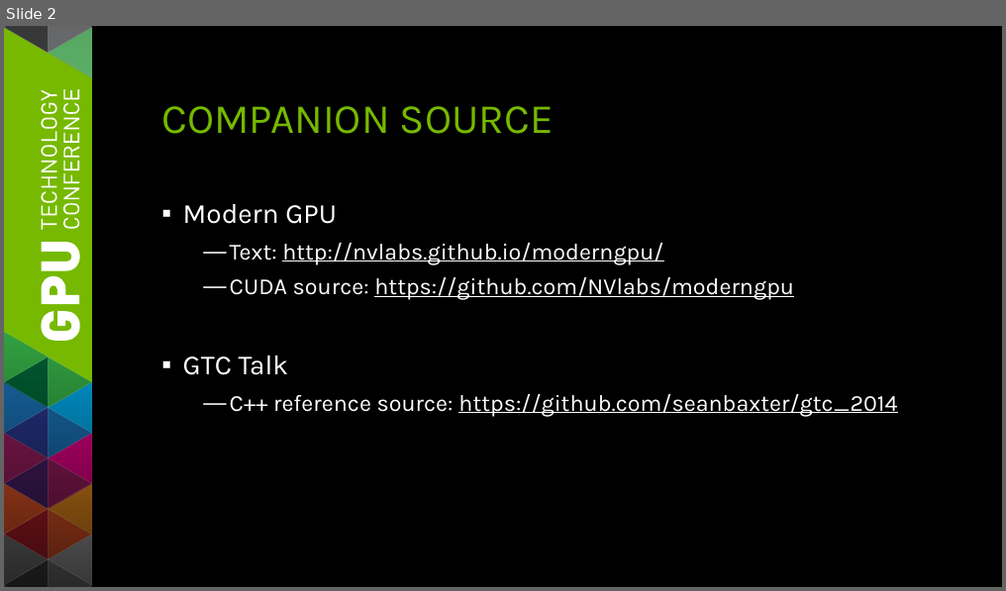
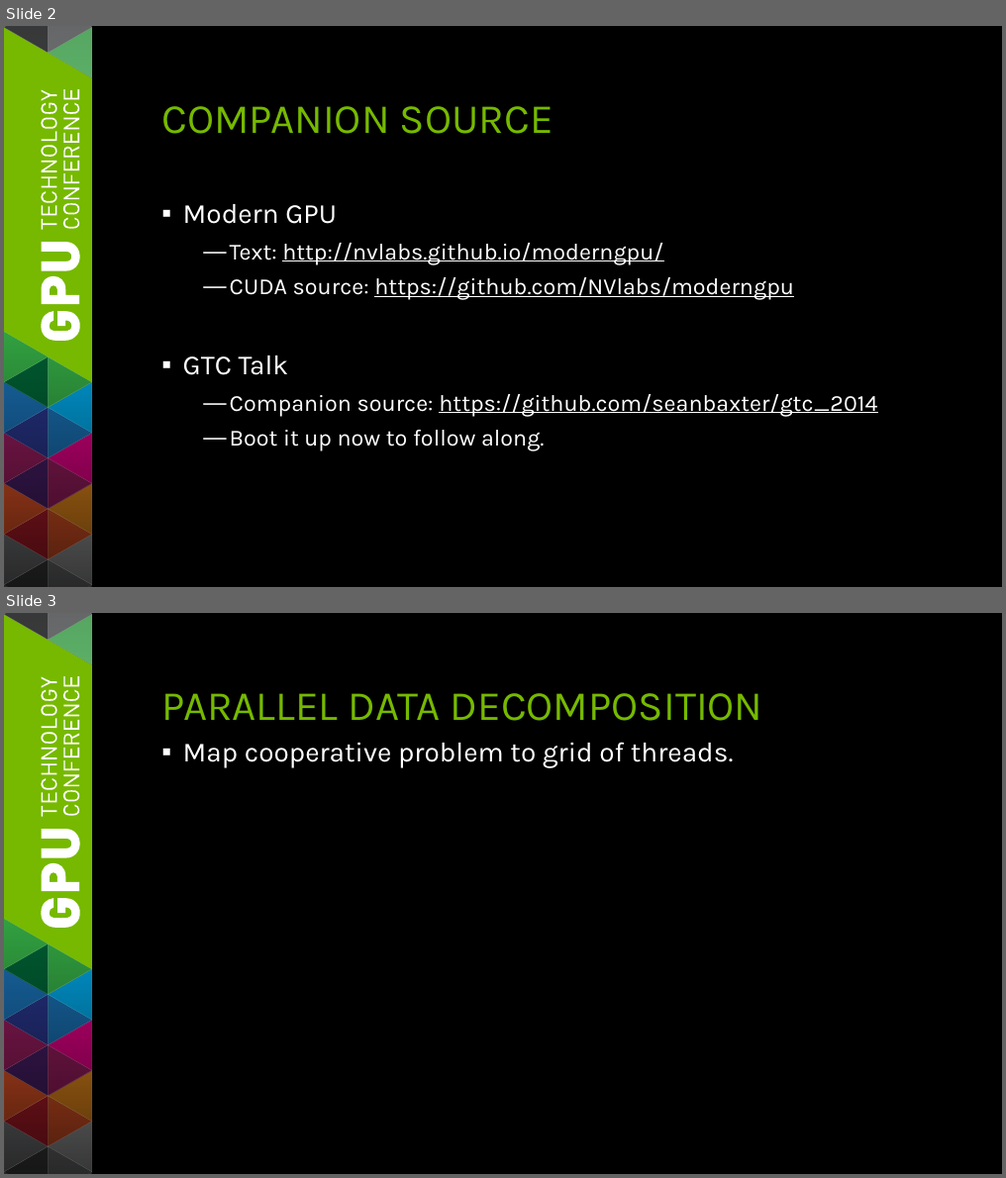
Before and after one commit to seanbaxter/gtc_2014, a slide deck: gtc_2014_sean_baxter.pptx. Shown one above the other, each under a label of ours: slide 2 before the commit, slides 2 and 3 after it. The pictures are 1006x591 and 1006x1178 pixels, drawn with LibreOffice and Linux fonts; fonts in the diff are those of the drawing. Boxes give left, top, right and bottom in pixels: in the first picture for what was removed or moved away, otherwise in the second. Text is boxed around its words. In the diff, an @@ line names an element or a change of style, - is before the commit and + after.

Commit message:
Added source

```diff
--- a/gtc_2014_sean_baxter.pptx
+++ b/gtc_2014_sean_baxter.pptx
@@ slide 3 added at box(4, 613, 1002, 1174), background #000000; not listed: 101 template elements that a slide beside it also shows @@
@@ title added at box(161, 693, 763, 721), 36 pt, text #76B900 @@
+PARALLEL DATA DECOMPOSITION
@@ text added at box(183, 742, 734, 768), 24 pt, text #FFFFFF @@
+▪ Map cooperative problem to grid of threads.
@@ slide 2 changed as well @@
@@ text at box(230, 394, 877, 452): text changed @@
-  — C++ reference source: https://github.com/seanbaxter/gtc_2014
+  — Companion source: https://github.com/seanbaxter/gtc_2014
+  — Boot it up now to follow along.
```
Also in this commit, not shown: 1 other slide changed, 5 other slides added, 1 slide removed, 5 other files.
